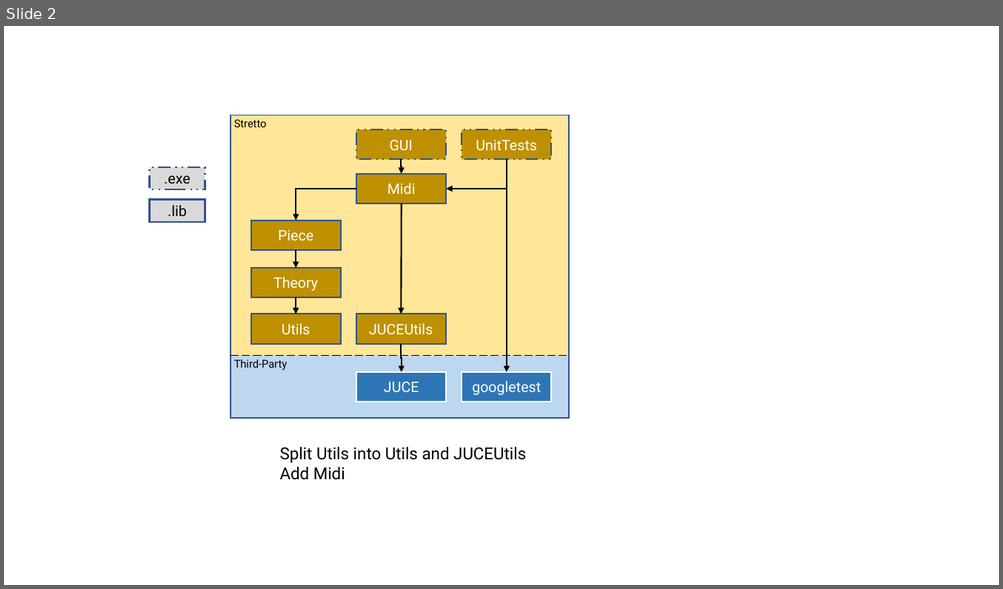
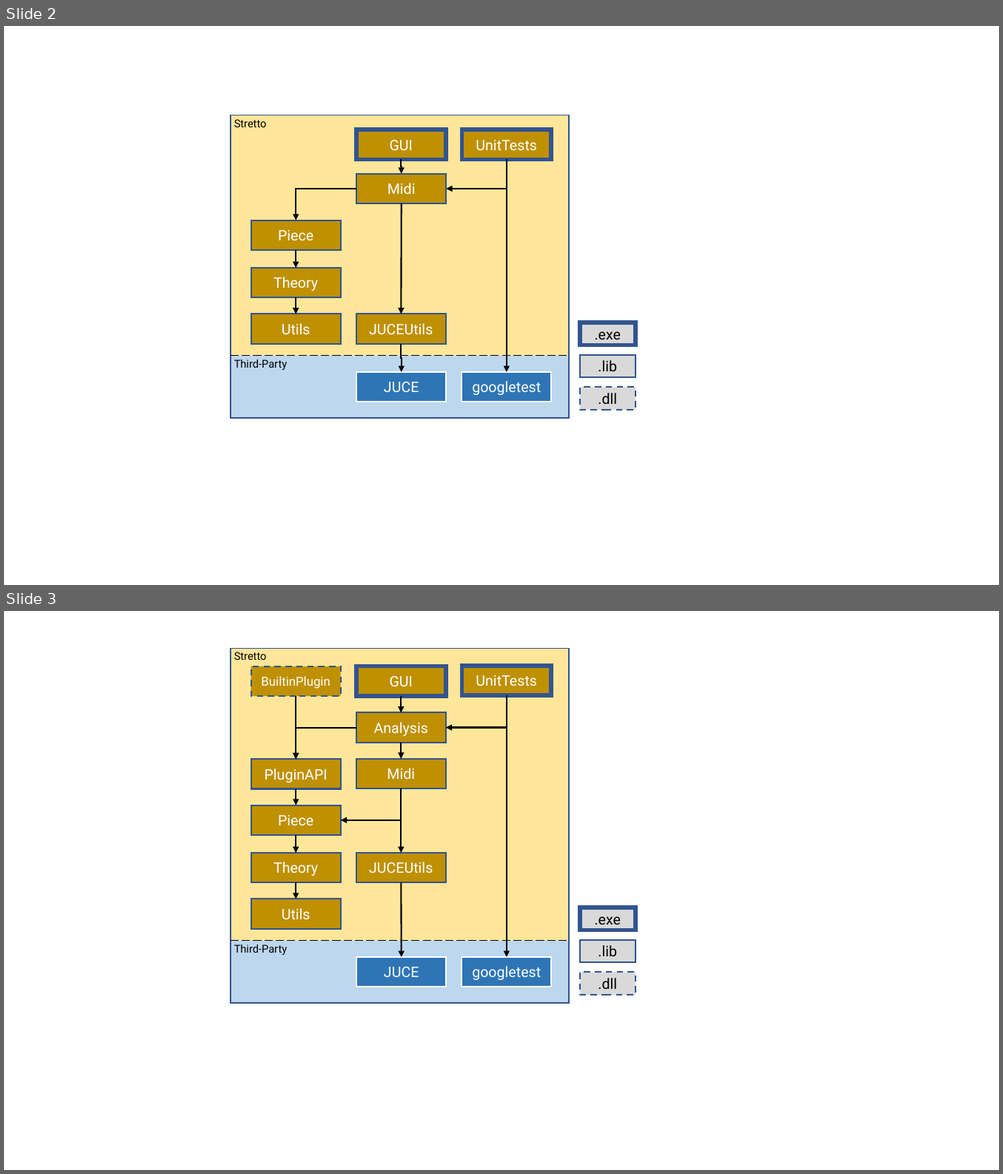
Before and after one commit to FXGuild/Stretto, a slide deck: Wiki/Layering/Layering.pptx. Shown one above the other, each under a label of ours: slide 2 before the commit, slides 2 and 3 after it. The pictures are 1003x589 and 1003x1174 pixels, drawn with LibreOffice and Linux fonts; fonts in the diff are those of the drawing. Boxes give left, top, right and bottom in pixels: in the first picture for what was removed or moved away, otherwise in the second. Text is boxed around its words. In the diff, an @@ line names an element or a change of style, - is before the commit and + after.

```diff
--- a/Wiki/Layering/Layering.pptx
+++ b/Wiki/Layering/Layering.pptx
@@ slide 3 added at (x1=4, y1=611, x2=999, y2=1170), background #FFFFFF @@
@@ rectangle added at (x1=230, y1=648, x2=568, y2=941), fill #FFE699 @@
@@ rectangle added at (x1=230, y1=648, x2=568, y2=1003), outline #325491 1 pt @@
@@ text added at (x1=234, y1=652, x2=267, y2=660), 10.5 pt, text #000000 @@
+Stretto
@@ rectangle added at (x1=251, y1=667, x2=341, y2=696), fill #BF9000, outline #325491 1.5 pt dashed, 12 pt, text #FFFFFF @@
+BuiltinPlugin
@@ rectangle added at (x1=356, y1=667, x2=446, y2=696), fill #BF9000, outline #325491 4 pt, 14 pt, text #FFFFFF @@
+GUI
@@ rectangle added at (x1=461, y1=666, x2=551, y2=695), fill #BF9000, outline #325491 4 pt, 14 pt, text #FFFFFF @@
+UnitTests
@@ arrow added from (296, 696) to (296, 760), #000000 1.5 pt @@
@@ arrow added from (401, 696) to (401, 712), #000000 1.5 pt @@
@@ elbow arrow added from (506, 695) to (446, 727), #000000 1.5 pt @@
@@ arrow added from (506, 695) to (506, 957), #000000 1.5 pt @@
@@ rectangle added at (x1=356, y1=712, x2=446, y2=742), fill #BF9000, outline #325491 1.5 pt, 14 pt, text #FFFFFF @@
+Analysis
@@ elbow arrow added from (356, 727) to (296, 760), #000000 1.5 pt @@
@@ arrow added from (401, 742) to (401, 759), #000000 1.5 pt @@
@@ rectangle added at (x1=251, y1=760, x2=341, y2=789), fill #BF9000, outline #325491 1.5 pt, 14 pt, text #FFFFFF @@
+PluginAPI
@@ rectangle added at (x1=356, y1=759, x2=446, y2=789), fill #BF9000, outline #325491 1.5 pt, 14 pt, text #FFFFFF @@
+Midi
@@ rectangle added at (x1=251, y1=806, x2=341, y2=835), fill #BF9000, outline #325491 1.5 pt, 14 pt, text #FFFFFF @@
+Piece
@@ arrow added from (296, 789) to (296, 806), #000000 1.5 pt @@
@@ elbow arrow added from (401, 789) to (341, 820), #000000 1.5 pt @@
@@ arrow added from (401, 789) to (401, 853), #000000 1.5 pt @@
@@ rectangle added at (x1=251, y1=853, x2=341, y2=883), fill #BF9000, outline #325491 1.5 pt, 14 pt, text #FFFFFF @@
+Theory
@@ elbow arrow added from (296, 835) to (296, 853), #000000 1.5 pt @@
@@ rectangle added at (x1=356, y1=853, x2=446, y2=883), fill #BF9000, outline #325491 1.5 pt, 14 pt, text #FFFFFF @@
+JUCEUtils
@@ rectangle added at (x1=251, y1=899, x2=341, y2=929), fill #BF9000, outline #325491 1.5 pt, 14 pt, text #FFFFFF @@
+Utils
@@ elbow arrow added from (296, 883) to (296, 900), #000000 1.5 pt @@
@@ arrow added from (401, 883) to (401, 957), #000000 1.5 pt @@
@@ rectangle added at (x1=580, y1=908, x2=635, y2=931), fill #D9D9D9, outline #325491 4 pt, 14 pt, text #000000 @@
+.exe
@@ rectangle added at (x1=230, y1=941, x2=568, y2=1003), fill #BDD7EE @@
@@ line added from (230, 941) to (569, 941), #000000 1 pt dashed @@
@@ rectangle added at (x1=580, y1=940, x2=635, y2=963), fill #D9D9D9, outline #325491 1.5 pt, 14 pt, text #000000 @@
+.lib
@@ text added at (x1=234, y1=945, x2=287, y2=955), 10.5 pt, text #000000 @@
+Third-Party
@@ rectangle added at (x1=357, y1=957, x2=447, y2=987), fill #2E75B6, outline #FFFFFF 1.5 pt, 14 pt, text #FFFFFF @@
+JUCE
@@ rectangle added at (x1=461, y1=957, x2=551, y2=987), fill #2E75B6, outline #FFFFFF 1.5 pt, 14 pt, text #FFFFFF @@
+googletest
@@ rectangle added at (x1=580, y1=973, x2=635, y2=995), fill #D9D9D9, outline #325491 1.5 pt dashed, 14 pt, text #000000 @@
+.dll
@@ slide 2 changed as well @@
@@ outline #325491 1.5 pt dashed to #325491 4 pt in 3 elements at (x1=356, y1=130, x2=446, y2=159), (x1=461, y1=130, x2=551, y2=159), (x1=580, y1=323, x2=635, y2=346) @@
@@ rectangle ".exe" moved from (x1=150, y1=167, x2=205, y2=190) to (x1=580, y1=323, x2=635, y2=346) @@
@@ rectangle ".lib" moved from (x1=150, y1=200, x2=205, y2=222) to (x1=580, y1=355, x2=635, y2=378) @@
@@ rectangle added at (x1=580, y1=388, x2=635, y2=410), fill #D9D9D9, outline #325491 1.5 pt dashed, 14 pt, text #000000 @@
+.dll
@@ text removed at (x1=280, y1=447, x2=526, y2=480) @@
-Split Utils into Utils and JUCEUtils
-Add Midi
```
Also in this commit, not shown: 2 other slides changed, 7 other files.
